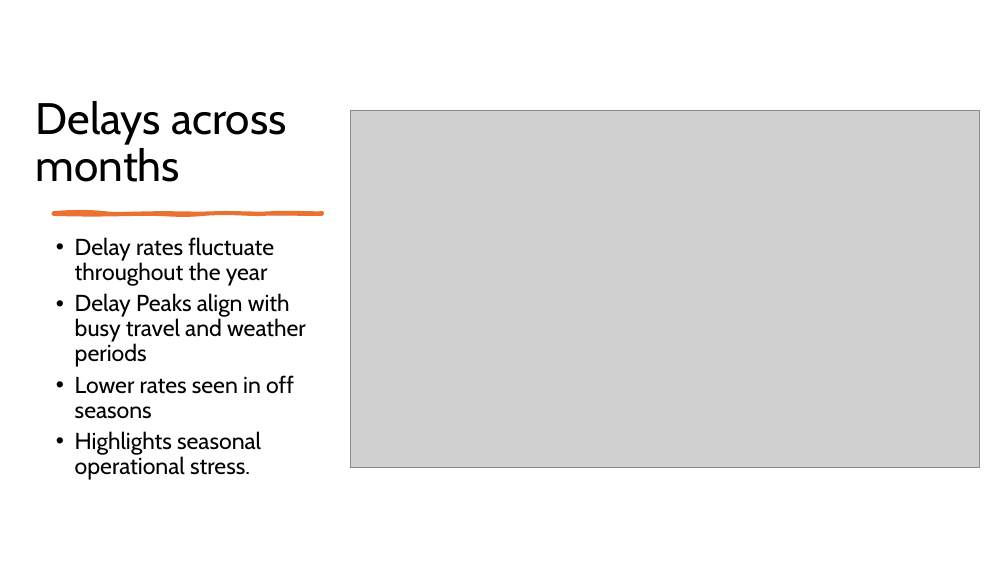
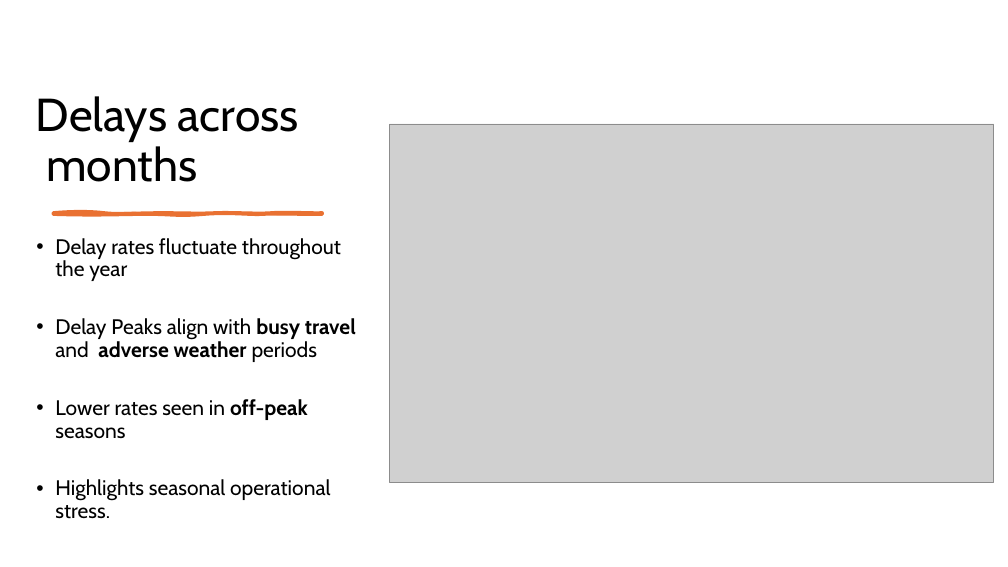
Before and after one commit to divyavegi/Capstone-Flight-Delay-and-Cancellation-, a slide deck: slide 6 of CAPSTONE US FLIGHT DISRUPTION.pptx. Drawn at 1008x567 pixels with LibreOffice and Linux fonts; fonts in the diff are those of the drawing; grey boxes stand for pictures. Boxes give left, top, right and bottom in pixels: in the first picture for what was removed or moved away, otherwise in the second. Text is boxed around its words. In the diff, an @@ line names an element or a change of style, - is before the commit and + after.

```diff
--- a/CAPSTONE US FLIGHT DISRUPTION.pptx
+++ b/CAPSTONE US FLIGHT DISRUPTION.pptx
@@ title "Delays across months" at bbox=[36, 96, 299, 182]: size 42 to 44 pt @@
@@ picture: place and size @@
-picture at bbox=[351, 110, 980, 468]
+picture at bbox=[389, 124, 994, 482]
@@ text "Delay rates fluctuate throughout the ...": place and size @@
-text "Delay rates fluctuate throughout the ..." at bbox=[75, 237, 306, 480]
+text "Delay rates fluctuate throughout the ..." at bbox=[55, 238, 356, 519]
@@ text at bbox=[55, 238, 341, 519]: size 22 to 20 pt in "Delay rates fluctuate throughout the year", "Highlights seasonal operational stress." @@
@@ text at bbox=[55, 318, 356, 439]: text changed; size 22 to 20 pt @@
-• Delay Peaks align with busy travel and weather periods
-• Lower rates seen in off seasons
+• Delay Peaks align with busy travel and adverse weather periods
+• Lower rates seen in off-peak seasons
```
Also in this commit, not shown: 12 other slides changed, 3 other files.
